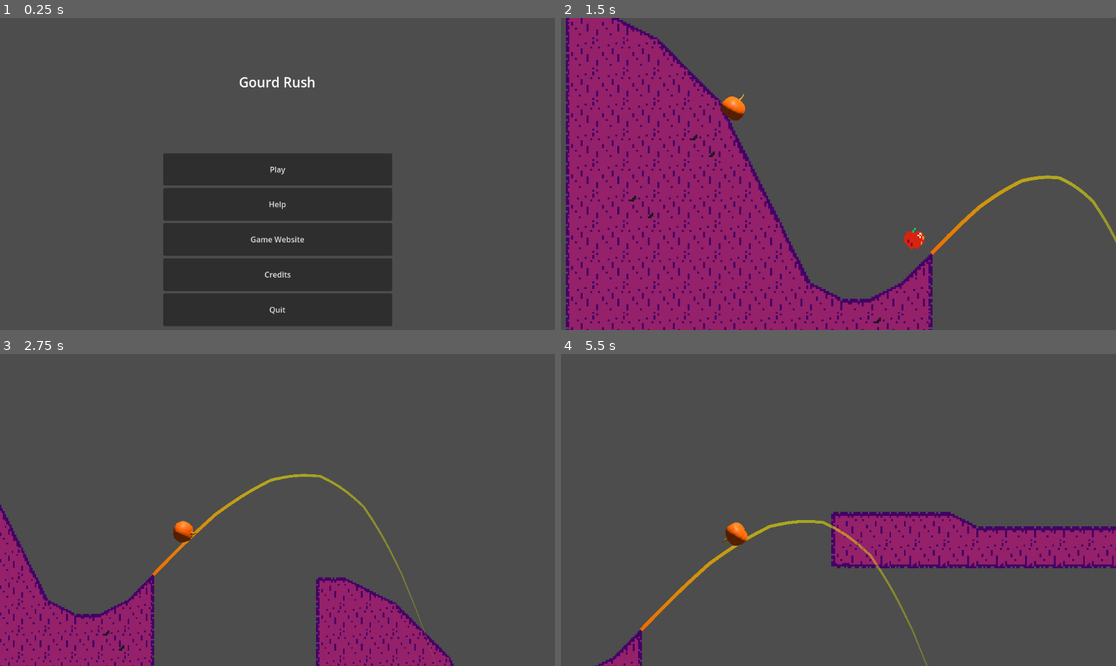
Above: before the commit, frames 1-4 (two rows, left to right).
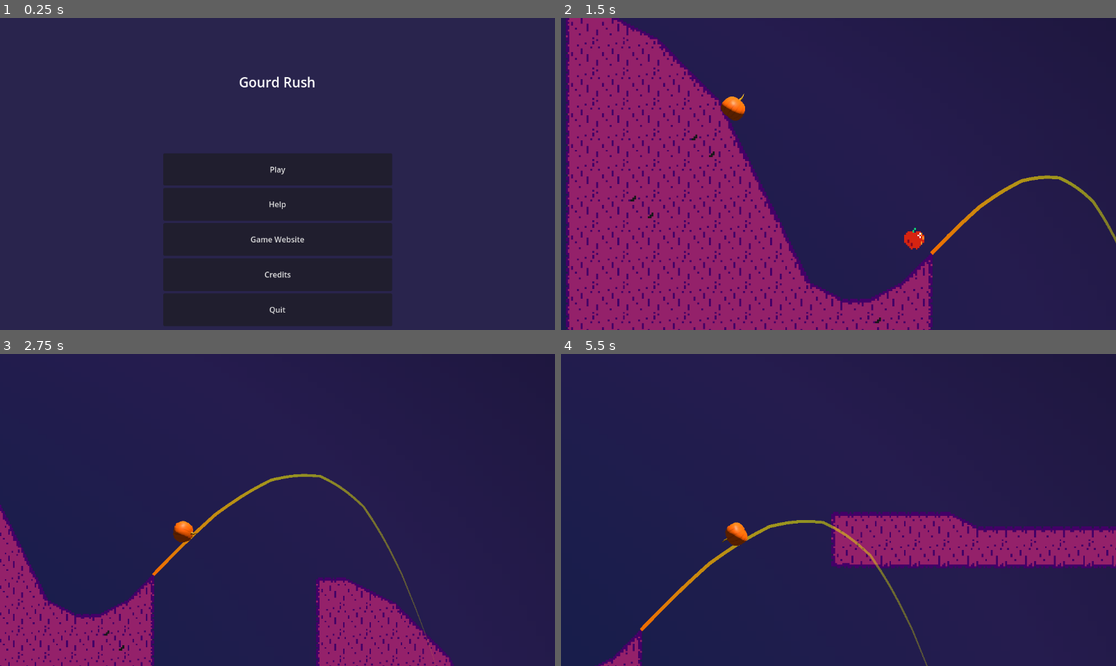
Above: after the commit, the same moments.

Repository: LettucePie/gwj-62-harvest
Game: Godot game, scene res://Play.tscn
Two runs of this game, one before a commit and one after it. Both use one fixed random seed, a clock stepped at 60 frames per second and the inputs below.
Inputs:
- Up to frame 1 (0.25 s): no input
- Up to frame 2 (1.5 s): click "Play" at 0.5 s; hold Up (ui_up) from 1.28 s (still down)
- Up to frame 3 (2.75 s): release Up (ui_up) at 2.03 s; hold Down (ui_down) from 2.03 s (still down)
- Up to frame 4 (5.5 s): release Down (ui_down) at 2.78 s; hold Up (ui_up) 2.78-4.28 s; hold Down (ui_down) from 4.28 s (still down)

The runs differ from the first frame. In frame 1, 78% of the frame differs, in the area x 0-100%, y 0-100%; in frame 2, 63%; in frame 3, 88%; in frame 4, 91%.

Commit message:
Added gradient background to playscene

Diff:
--- /dev/null
+++ b/art/models/player_pumpkin_enviro1.tres
@@ -0,0 +1,5 @@
+[gd_resource type="Environment" format=3 uid="uid://c3c5pt3i3v4w2"]
+
+[resource]
+ambient_light_source = 2
+ambient_light_color = Color(0.337255, 0.337255, 0.337255, 1)
--- a/art/player_pumpkin.tscn
+++ b/art/player_pumpkin.tscn
@@ -1,6 +1,7 @@
 [gd_scene load_steps=14 format=3 uid="uid://bo4cho2ys6t71"]
 
 [ext_resource type="Texture2D" uid="uid://hv1wb1ejnjfs" path="res://art/models/pumpkin_pumpkin_tex.png" id="1_eq37m"]
+[ext_resource type="Environment" uid="uid://c3c5pt3i3v4w2" path="res://art/models/player_pumpkin_enviro1.tres" id="2_53e07"]
 
 [sub_resource type="StandardMaterial3D" id="StandardMaterial3D_ncaxq"]
 resource_name = "Material"
@@ -232,10 +233,6 @@
 "speed_4": SubResource("Animation_klabk")
 }
 
-[sub_resource type="Environment" id="Environment_j835f"]
-ambient_light_source = 2
-ambient_light_color = Color(0.337255, 0.337255, 0.337255, 1)
-
 [node name="pumpkin" type="Node3D"]
 
 [node name="Armature" type="Node3D" parent="."]
@@ -275,4 +272,4 @@
 shadow_enabled = true
 
 [node name="WorldEnvironment" type="WorldEnvironment" parent="."]
-environment = SubResource("Environment_j835f")
+environment = ExtResource("2_53e07")
--- a/gameplay/camera_2d.tscn
+++ b/gameplay/camera_2d.tscn
@@ -6,7 +6,26 @@
 _data = [Vector2(0, 0), 0.0, 0.0, 0, 0, Vector2(0.246753, 0), 0.260465, 0.260465, 0, 0, Vector2(1, 1), 2.51282, 0.0, 0, 0]
 point_count = 3
 
+[sub_resource type="Gradient" id="Gradient_x2aup"]
+offsets = PackedFloat32Array(0, 0.457249, 1)
+colors = PackedColorArray(0, 0.128028, 0.271237, 1, 0.148251, 0.111089, 0.308962, 1, 0.0110876, 0.0110876, 0.0110876, 1)
+
+[sub_resource type="GradientTexture2D" id="GradientTexture2D_fhug7"]
+gradient = SubResource("Gradient_x2aup")
+width = 256
+height = 256
+fill = 1
+fill_from = Vector2(0.183761, 0.867521)
+
 [node name="Camera2D" type="Camera2D"]
 editor_draw_drag_margin = true
 script = ExtResource("1_sa7x3")
 zoom_curve = SubResource("Curve_o8jdp")
+
+[node name="ParallaxBackground" type="CanvasLayer" parent="."]
+layer = -5
+
+[node name="Sprite2D" type="Sprite2D" parent="ParallaxBackground"]
+position = Vector2(23.0002, 37.5)
+scale = Vector2(18.1719, 10.7539)
+texture = SubResource("GradientTexture2D_fhug7")
--- a/project.godot
+++ b/project.godot
@@ -19,3 +19,4 @@
 
 textures/canvas_textures/default_texture_filter=0
 renderer/rendering_method="mobile"
+environment/defaults/default_clear_color=Color(0.160784, 0.141176, 0.301961, 1)
Not shown: 1 places in gameplay/camera_2d.tscn that only renumber resources
